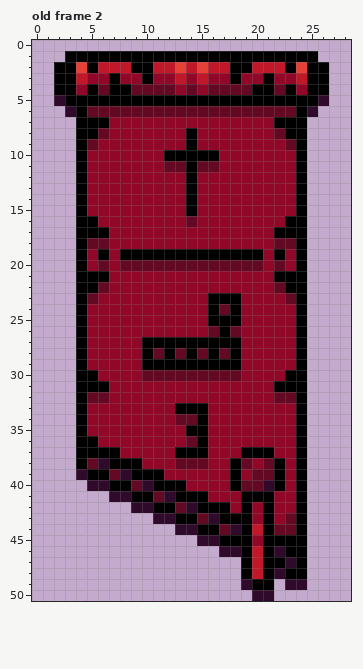
Two versions of one pixel-art file, Succubus/Sprites/Pacts.aseprite. The first picture shows the starting point.
29x51 pixels, 3 frames. Shown: old frame 2. The commit also changed other frames, which this record leaves out.
The result:
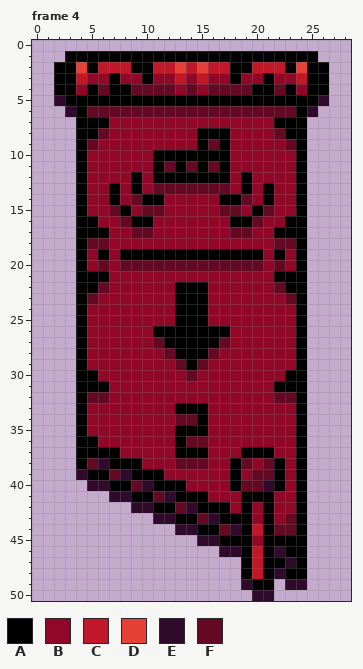
Palette (. is transparent): A #000000  B #910728  C #c01828  D #e64137  E #300a2b  F #640924
A new or re-ordered frame is compared with the old frame closest to it.
Diff:
frames 3 -> 6
Changed rows in their new state; - is an unchanged pixel.
Frame 4 is new; against old frame 2, layer "Layer 1":
first column x 7:
 8 -------BAAA----
 9 -------BAFA----
10 ----A-----A----
11 ----A-AFA-A----
12 --A-AAA-AAA-A--
13 A-A-FFFFFFF-A-A
14 A-FAA--B--AAF-A
15 FA-FF--B--FF-AF
16 -FAA---B---AAF-
17 --FF-------FF--
first column x 10:
22 ---AAA---
23 ---AAABBB
24 ---AAABBB
25 ---AAABBB
26 -AAAAAA-B
27 BF-----FB
28 BBFA-AFBB
29 BBBF-FBBB
30 BBBB-BBBB
first column x 13:
35 A--
36 A-F
Boxes around the changes in both pictures, in picture pixels (x1, y1, x2, y2):
changed: (109, 128, 274, 238)
changed: (142, 282, 241, 447)
